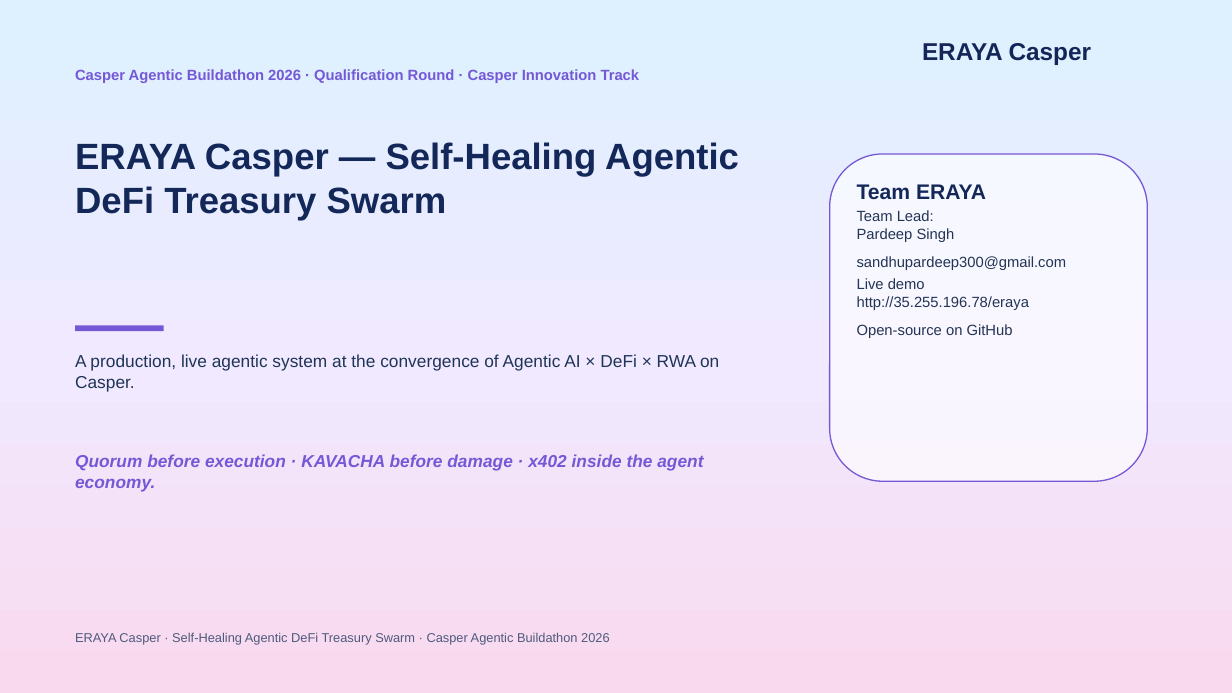
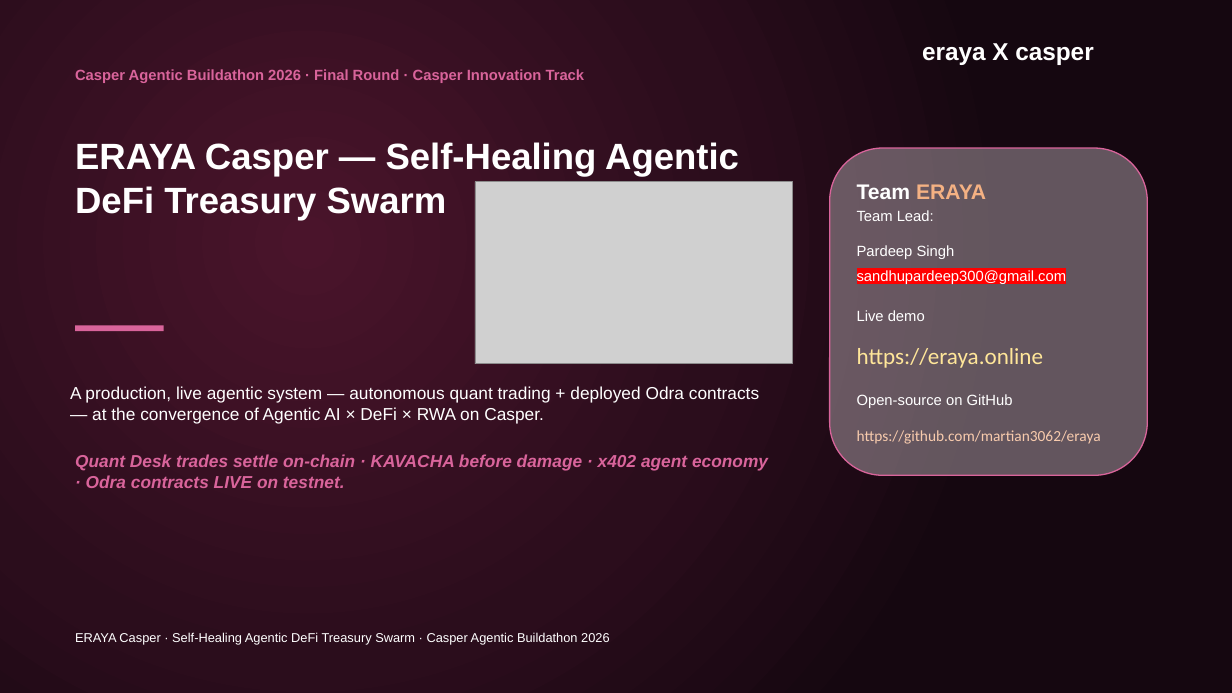
Before and after one commit to martian3062/eraya_microsoft, a slide deck: slide 1 of eraya.pptx. Drawn at 1232x693 pixels with LibreOffice and Linux fonts; fonts in the diff are those of the drawing; grey boxes stand for pictures. Boxes give left, top, right and bottom in pixels: in the first picture for what was removed or moved away, otherwise in the second. Text is boxed around its words. In the diff, an @@ line names an element or a change of style, - is before the commit and + after.

```diff
--- a/eraya.pptx
+++ b/eraya.pptx
@@ background gradient #DDF1FF to #F0E9FF to #F9D9EE to gradient #4A142B to #2B0D1C to #150710 @@
@@ text at box(922, 43, 1093, 65): text changed; text colour #142657 to #FFFFFF @@
-ERAYA Casper
+eraya X casper
@@ text at box(75, 69, 585, 83): text changed; text colour #7558D6 to #D9649B @@
-Casper Agentic Buildathon 2026 · Qualification Round · Casper Innovation Track
+Casper Agentic Buildathon 2026 · Final Round · Casper Innovation Track
@@ text "ERAYA Casper — Self-Healing Agentic ..." at box(75, 142, 739, 220): text colour #132758 to #FFFFFF @@
@@ rounded rectangle: place and size @@
-rounded rectangle at box(830, 154, 1148, 481)
+rounded rectangle at box(830, 148, 1148, 475)
@@ rounded rectangle at box(830, 148, 1148, 475): fill #FFFFFF at 62% opacity to #D8CCD3 at 40% opacity; outline #7558D6 1.5 pt to #D9649B 1.5 pt @@
@@ text "Team ERAYA" at box(857, 184, 986, 199): text colour #132758 to #FFFFFF in "Team"; text colour #132758 to #F4B183 in "ERAYA" @@
@@ picture added at box(475, 182, 793, 364) @@
@@ text "Team Lead:" at box(857, 210, 955, 259): text colour #233454 to #FFFFFF @@
@@ text "sandhupardeep300@gmail.com": place and size @@
-text "sandhupardeep300@gmail.com" at box(857, 256, 1067, 270)
+text "sandhupardeep300@gmail.com" at box(857, 269, 1067, 285)
@@ text "sandhupardeep300@gmail.com" at box(857, 269, 1067, 285): text colour #233454 to #FFFFFF, highlight none to #FF0000 @@
@@ rectangle at box(75, 325, 164, 331): fill #7558D6 to #D9649B @@
@@ text at box(857, 310, 925, 321): text colour #233454 to #FFFFFF in "Live demo" @@
@@ text "Live demo": place and size @@
-text "Live demo" at box(857, 278, 1029, 310)
+text "Live demo" at box(857, 310, 1044, 368)
@@ text at box(857, 348, 1044, 368): text changed; size 17.2 to 27 pt; font Arial to Calibri; text colour #233454 to #FFE699 @@
-http://35.255.196.78/eraya
+https://eraya.online
@@ text at box(70, 386, 759, 424): text changed; text colour #203456 to #FFFFFF @@
-A production, live agentic system at the convergence of Agentic AI × DeFi × RWA on Casper.
+A production, live agentic system — autonomous quant trading + deployed Odra contracts — at the convergence of Agentic AI × DeFi × RWA on Casper.
@@ text at box(857, 394, 1013, 408): text colour #233454 to #FFFFFF in "Open-source on GitHub" @@
@@ text "Open-source on GitHub": place and size @@
-text "Open-source on GitHub" at box(857, 324, 1013, 338)
+text "Open-source on GitHub" at box(857, 394, 1101, 444)
@@ text at box(857, 430, 1101, 444): paragraph added @@
+https://github.com/martian3062/eraya
@@ text at box(75, 454, 768, 488): text changed; text colour #7558D6 to #D9649B @@
-Quorum before execution · KAVACHA before damage · x402 inside the agent economy.
+Quant Desk trades settle on-chain · KAVACHA before damage · x402 agent economy · Odra contracts LIVE on testnet.
@@ text "ERAYA Casper · Self-Healing Agentic ..." at box(75, 632, 610, 645): text colour #4E5B7D to #FFFFFF @@
```
Also in this commit, not shown: 11 other slides changed, 1 slide added, 1 slide removed, 28 other files.
